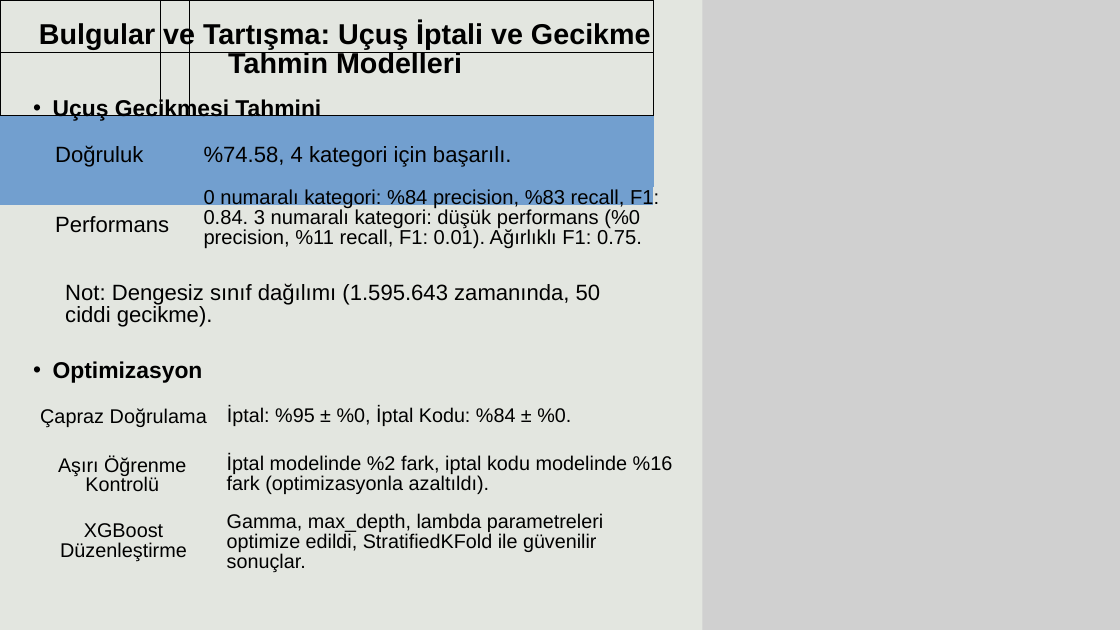
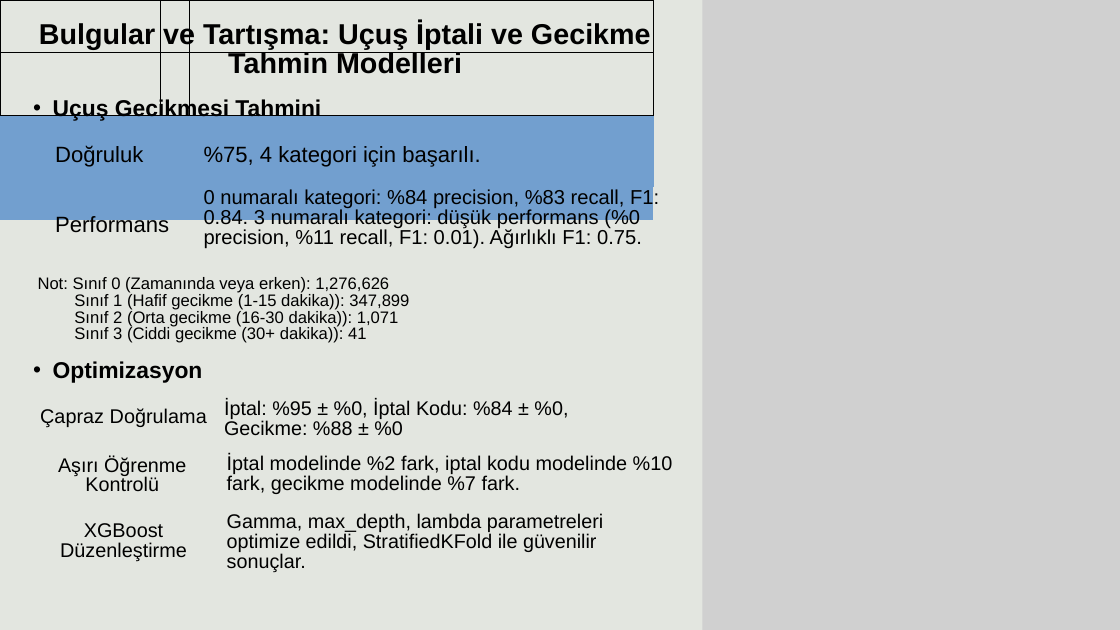
Before and after one commit to nuricanbrdmr/flight-delay-and-cancellation-prediction-system, a slide deck: slide 10 of Sunum/Bitirme Sunum.pptx. Drawn at 1120x630 pixels with LibreOffice and Linux fonts; fonts in the diff are those of the drawing; grey boxes stand for pictures. Boxes give left, top, right and bottom in pixels: in the first picture for what was removed or moved away, otherwise in the second. Text is boxed around its words. In the diff, an @@ line names an element or a change of style, - is before the commit and + after.

```diff
--- a/Sunum/Bitirme Sunum.pptx
+++ b/Sunum/Bitirme Sunum.pptx
@@ table: place and size @@
-table at [29,130,682,335]
+table at [29,130,682,351]
@@ text at [204,146,481,167]: text changed @@
-%74.58, 4 kategori için başarılı.
+%75, 4 kategori için başarılı.
@@ text at [38,277,409,343]: text changed; size 28.4 to 21.4 pt @@
-Not: Dengesiz sınıf dağılımı (1.595.643 zamanında, 50 ciddi gecikme).
+Not: Sınıf 0 (Zamanında veya erken): 1,276,626
+Sınıf 1 (Hafif gecikme (1-15 dakika)): 347,899
+Sınıf 2 (Orta gecikme (16-30 dakika)): 1,071
+Sınıf 3 (Ciddi gecikme (30+ dakika)): 41
@@ text at [224,400,568,436]: text changed @@
-İptal: %95 ± %0, İptal Kodu: %84 ± %0.
+İptal: %95 ± %0, İptal Kodu: %84 ± %0,
+Gecikme: %88 ± %0
@@ text at [227,455,673,494]: text changed @@
-İptal modelinde %2 fark, iptal kodu modelinde %16 fark (optimizasyonla azaltıldı).
+İptal modelinde %2 fark, iptal kodu modelinde %10 fark, gecikme modelinde %7 fark.
```
Also in this commit, not shown: 9 other slides changed.
